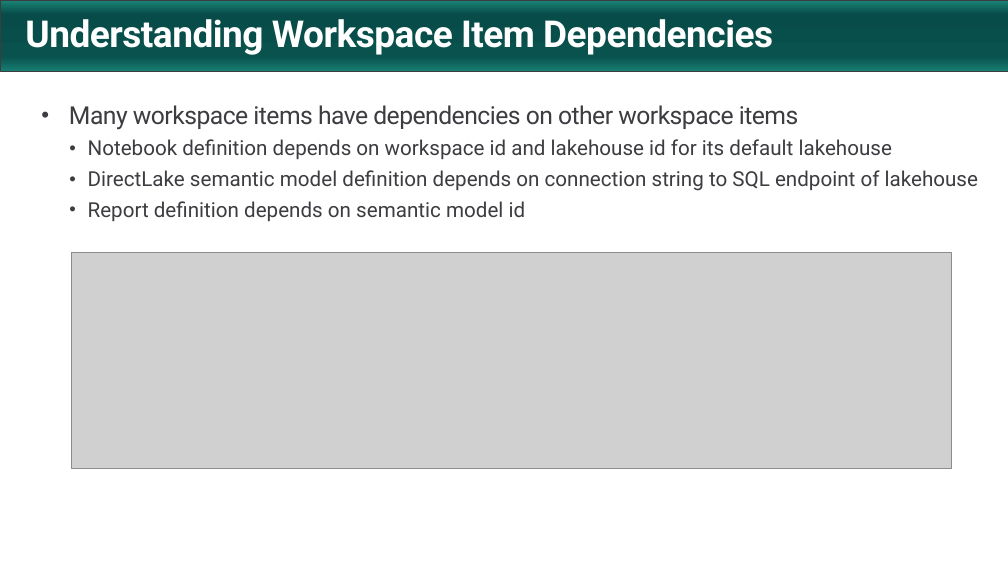
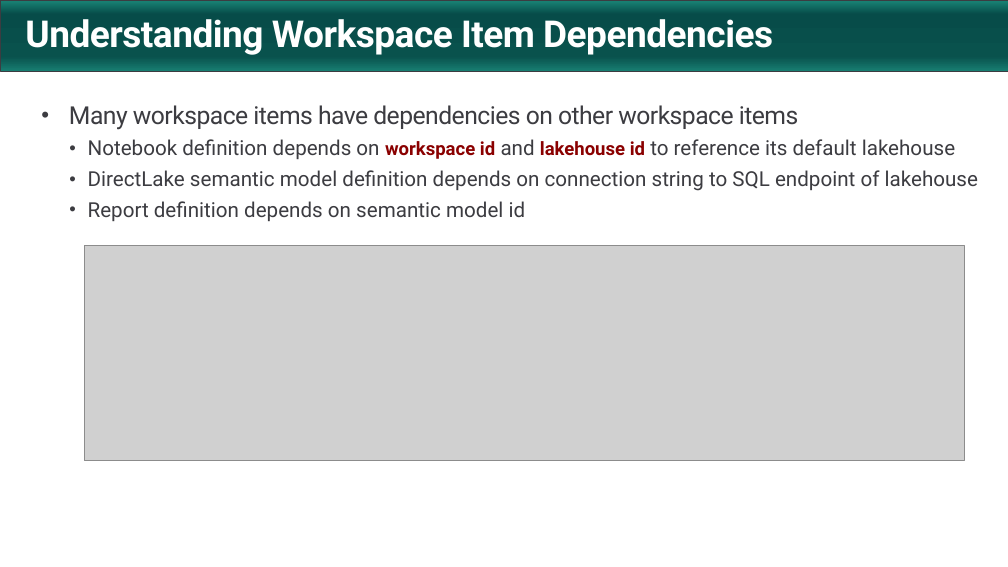
Before and after one commit to FabricDevCamp/FabricSolutionDeployment, a slide deck: slide 14 of docs/Automating Fabric Solution Deployment.pptx (slide 13 before the commit). Drawn at 1008x567 pixels with LibreOffice and Linux fonts; fonts in the diff are those of the drawing; grey boxes stand for pictures; background and template pictures are left out. Boxes give left, top, right and bottom in pixels: in the first picture for what was removed or moved away, otherwise in the second. Text is boxed around its words. In the diff, an @@ line names an element or a change of style, - is before the commit and + after.

```diff
--- a/docs/Automating Fabric Solution Deployment.pptx
+++ b/docs/Automating Fabric Solution Deployment.pptx
@@ text at box(88, 139, 955, 159): text changed @@
-  • Notebook definition depends on workspace id and lakehouse id for its default lakehouse
+  • Notebook definition depends on workspace id and lakehouse id to reference its default lakehouse
@@ picture: place and size @@
-picture at box(72, 253, 952, 468)
+picture at box(84, 245, 964, 460)
```
Also in this commit, not shown: 4 other slides changed, 1 slide added.
